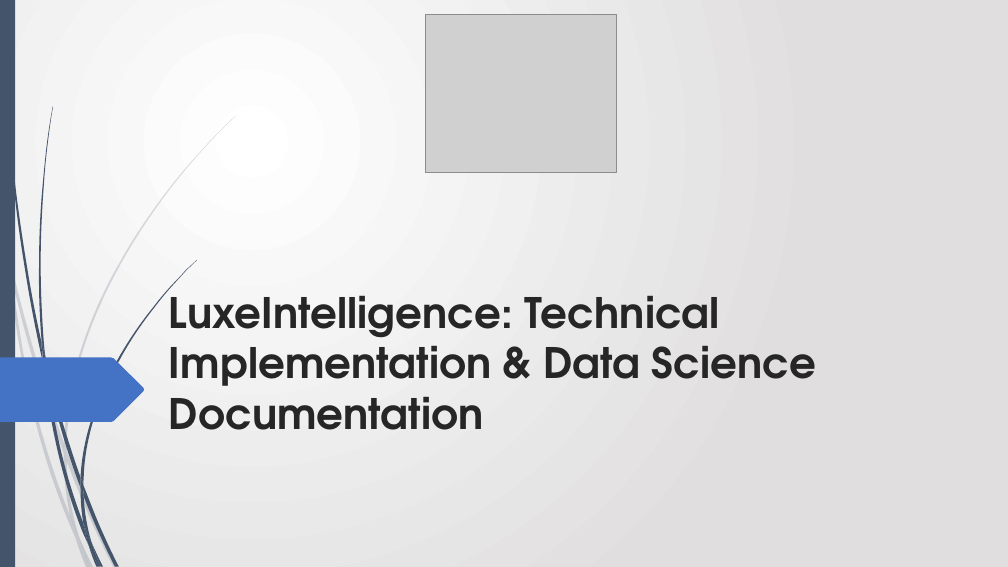
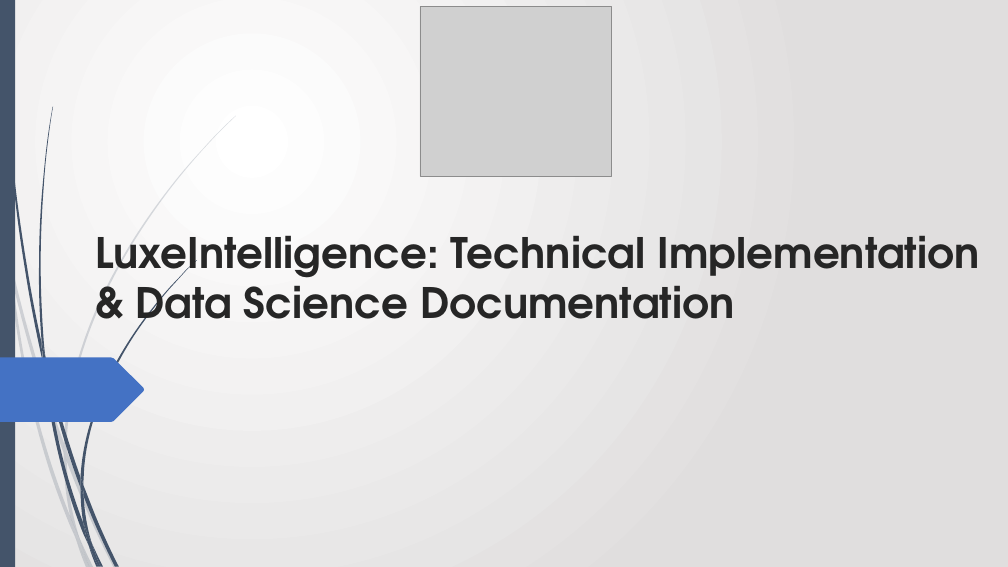
Before and after one commit to Avinash-patnaik/schumacher-customer-segmentation, a slide deck: slide 1 of luxeintelligence.pptx. Drawn at 1008x567 pixels with LibreOffice and Linux fonts; fonts in the diff are those of the drawing; grey boxes stand for pictures. Boxes give left, top, right and bottom in pixels: in the first picture for what was removed or moved away, otherwise in the second. Text is boxed around its words. In the diff, an @@ line names an element or a change of style, - is before the commit and + after.

Commit message:
data: change in the ppt data

```diff
--- a/luxeintelligence.pptx
+++ b/luxeintelligence.pptx
@@ picture: place and size @@
-picture at (425, 14, 616, 172)
+picture at (420, 6, 611, 176)
@@ title "LuxeIntelligence: Technical Implementation & Data ..." rewrapped from (169, 283, 816, 430) to (95, 235, 979, 334) @@
```
Also in this commit, not shown: 3 slides added, 1 slide removed.
